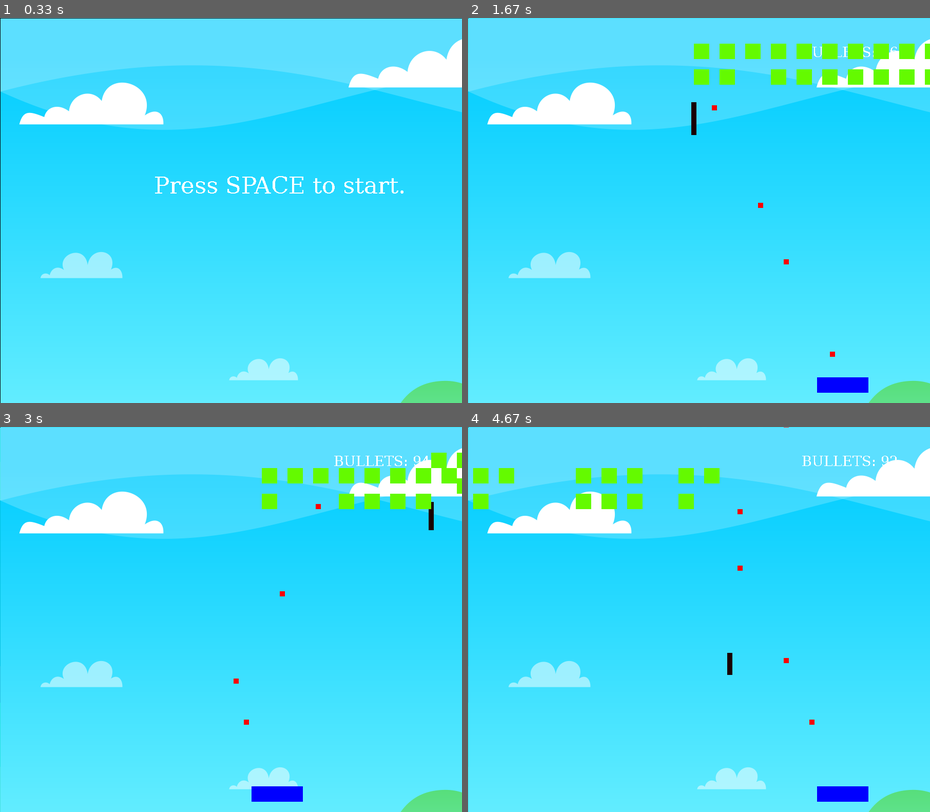
Above: before the commit, frames 1-4 (two rows, left to right).
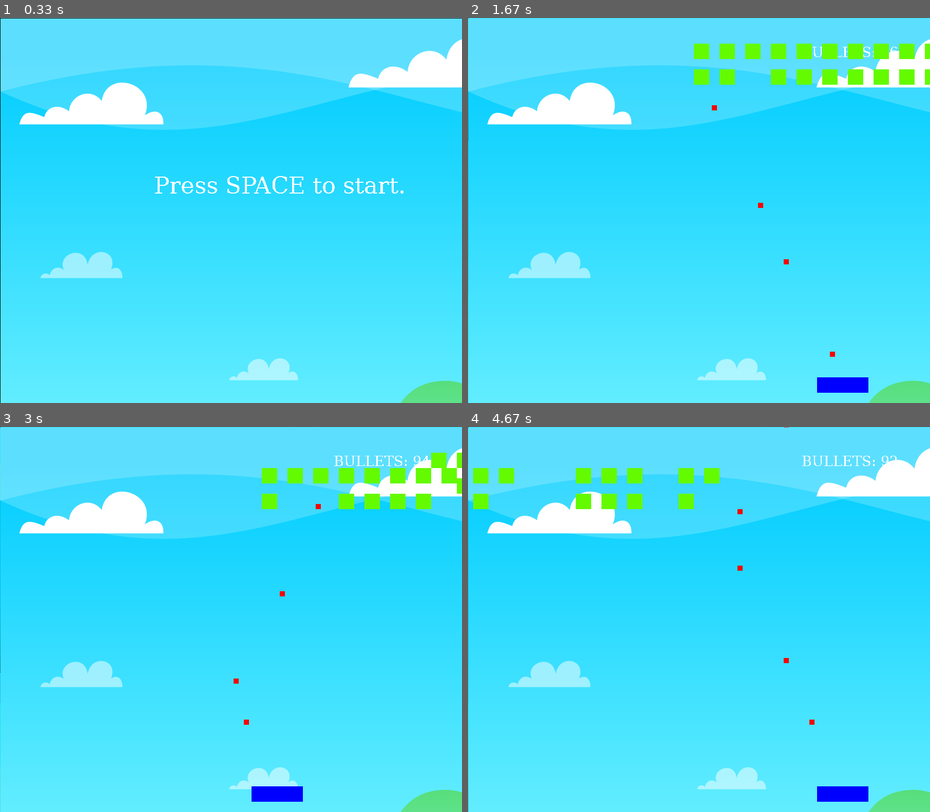
Above: after the commit, the same moments.

Repository: Saferelaxedkite/PythonGames
Game: pygame game, started from OOPS Pygame/spaceinvaders.py
Same seed, same stepped clock (60 frames per second), same inputs: the game is played once before the commit and once after it.
Inputs:
- Up to frame 1 (0.33 s): no input
- Up to frame 2 (1.67 s): tap Space at 0.33, 0.73, 1.03, 1.23, 1.53 s; hold Right 0.67-1.13 s; hold Right 1.17-1.63 s
- Up to frame 3 (3 s): hold Left 1.67-2.2 s; tap Space at 1.73, 2.03, 2.3, 2.6, 2.73 s; hold Left 2.23-2.63 s; hold Right from 2.67 s (still down)
- Up to frame 4 (4.67 s): tap Space at 3.03, 3.4, 3.7, 3.9, 4.2, 4.4 s; release Right at 3.3 s; hold Left 3.33-3.8 s; hold Right 3.83-4.3 s; hold Right from 4.33 s (still down)

Frame 1 is identical in both runs. In frame 2, 0.1% of the frame differs, in the area x 0-50%, y 14-32%; in frame 3, less than 0.1%; in frame 4, less than 0.1%.

Commit message:
Update spaceinvaders.py

Diff:
--- a/OOPS Pygame/spaceinvaders.py
+++ b/OOPS Pygame/spaceinvaders.py
@@ -55,16 +55,17 @@
         self.y-=self.speed
 
 class alienbullet(bullet):
-    def __init__(self,x,y,color,height,width,speed,bullets,fired):
+    def __init__(self,x,y,color,height,width,speed,bullets,fired,list):
         self.x=x
         self.y=y
         self.color=color
         self.height=height
         self.width=width
-        self.speed=speed
+        self.speed=3
         self.bullets=bullets
         self.fired=fired
-        self.delay=randint(30,100)
+        self.delay=randint(500,1000)
+        self.list=list
     def fire(self,alienbulletlist,spaceship):
         for b in alienbulletlist:
             if pygame.Rect.colliderect(pygame.Rect(b.x,b.y,b.width,b.height),
@@ -100,7 +101,7 @@
 bullets=[]
 bulletsleft=100
 gameover=False
-alienbullets=[alienbullet(0,0,(0,0,0),1,1,0,0,True)]
+alienbullets=[alienbullet(0,0,(0,0,0),1,1,0,0,True,[])]
 for y in range(1,3):
     for x in range(1,11):
         aliens.append(alien(x*50,y*50,(255,0,0),30,30,5,1,True))
@@ -112,7 +113,6 @@
     if gamestart==True:
         if gameover==False:
             clock.tick(60)
-            allnums.append(0)
             screen.blit(bg,(0,0))
             bulletsleft1="BULLETS: "+str(bulletsleft)
             show_text(bulletsleft1,650,50,(255,255,255),30)
@@ -124,22 +124,21 @@
             for a in aliens:
                 a.draw()
                 a.movealien()
-                for c in alienbullets:
-                    if c. bullets=="HIT":
-                        show_text("GAME OVER",300,300,(255,255,255),50)
-                        gameover=True
-                    if c.y>=900:
-                        alienbullets.remove(c)
-                    c.fire(alienbullets,spaceship)
-                    c.draw()
-                if len(allnums)>=c.delay:
-                    if alienbullet(a.x,a.y,(66,135,245),10,10,5,0,True) not in alienbullets:
-                        alienbullets.append(alienbullet(a.x,a.y,(25,0,0),10,10,3,0,True))
-                    allnums=[]
-                    c.delay=randint(30,100)
                 if a.y>=670:
                     show_text("GAME OVER",300,300,(0,0,0),50)
                     gameover=True
+            for c in alienbullets:
+                c.list.append(0)
+                if c. bullets=="HIT":
+                    show_text("GAME OVER",300,300,(255,255,255),50)
+                    gameover=True
+                if c.y>=900:
+                    alienbullets.remove(c)
+                c.fire(alienbullets,spaceship)
+                print(alienbullets)
+                c.draw()
+                if len(c.list)>=c.delay:
+                    alienbullets.append(alienbullet(a.x,a.y,(25,0,0),10,10,1,0,True,[]))
             if key[K_SPACE] and cooldown==False and bulletsleft>0:
                 bullets.append(bullet(spaceship.x+50,700,(250,0,0),10,10,10,0,True))
                 cooldown=True
@@ -163,7 +162,7 @@
                 bullets=[]
                 bulletsleft=100
                 gameover=False
-                alienbullets=[alienbullet(0,0,(0,0,0),1,1,0,0,True)]
+                alienbullets=[alienbullet(0,0,(0,0,0),1,1,0,0,True,[])]
                 for y in range(1,3):
                     for x in range(1,11):
                         aliens.append(alien(x*50,y*50,(255,0,0),30,30,5,1,True))
